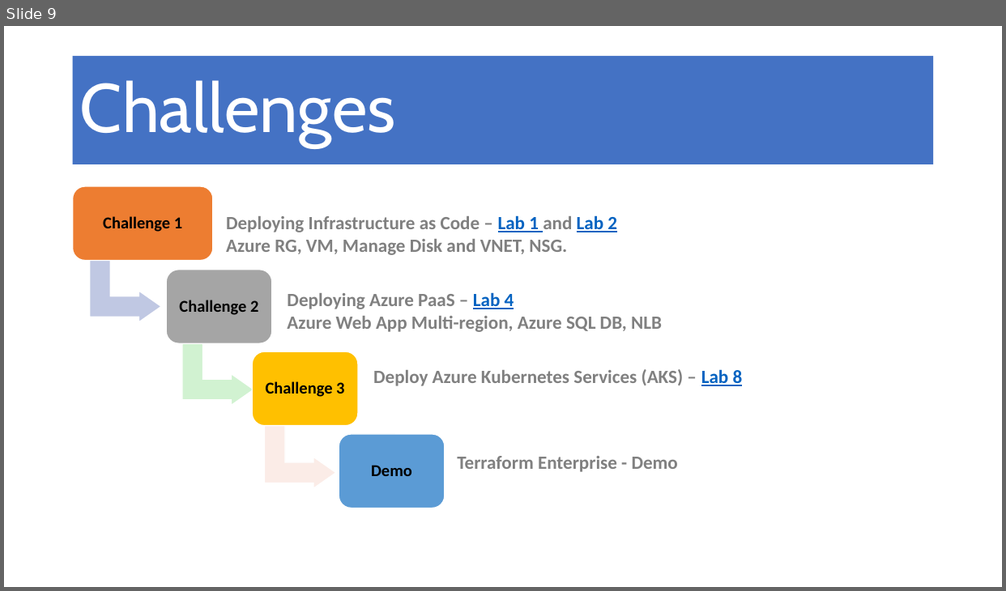
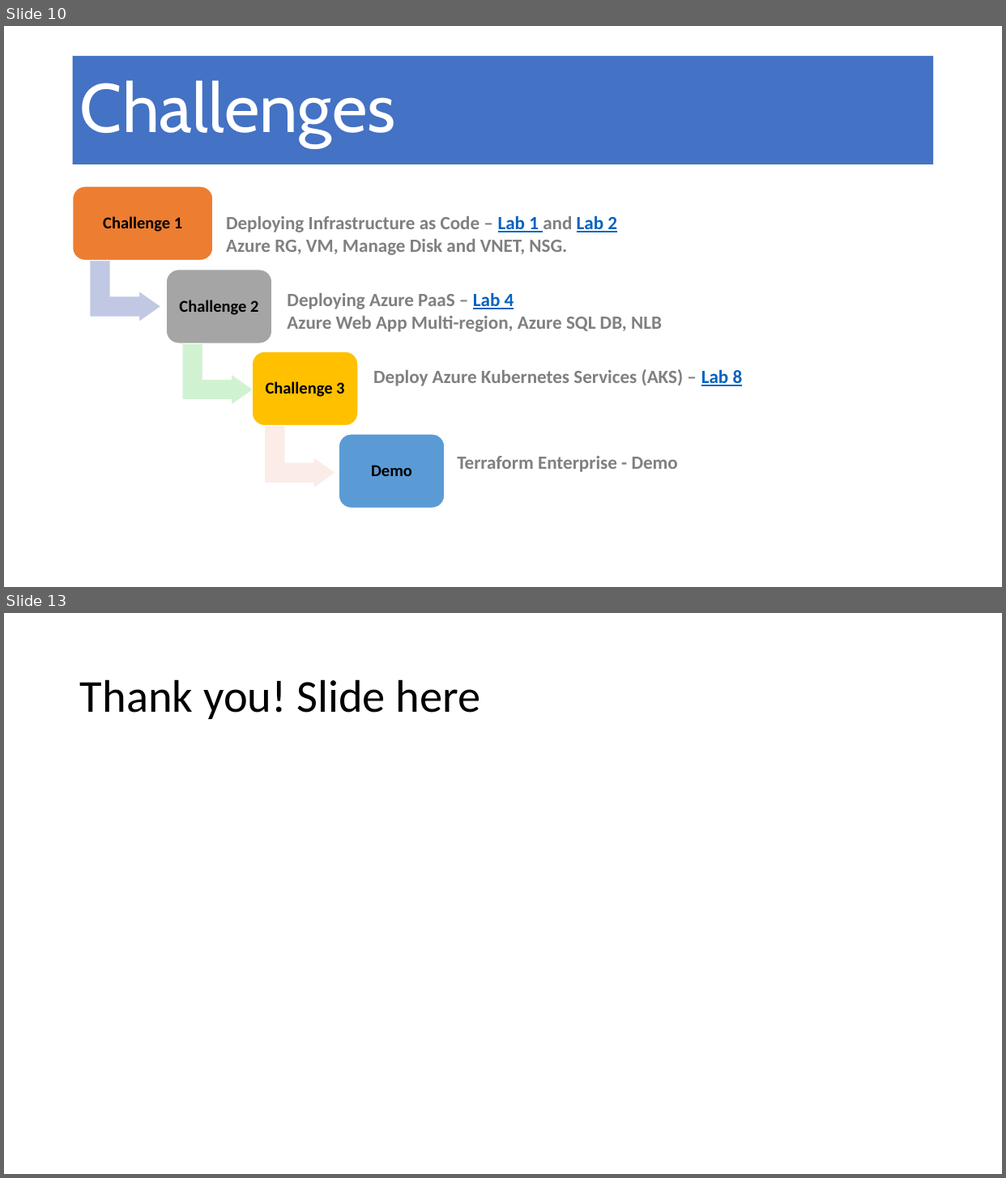
Before and after one commit to masmawi/MultiCloud, a slide deck: Multi-cloud Orchestration with Terraform.pptx. Shown one above the other, each under a label of ours: slide 9 before the commit, slides 10 and 13 after it; the slides between them are not shown. The pictures are 1006x591 and 1006x1178 pixels, drawn with LibreOffice and Linux fonts; fonts in the diff are those of the drawing. Boxes give left, top, right and bottom in pixels: in the first picture for what was removed or moved away, otherwise in the second. Text is boxed around its words. In the diff, an @@ line names an element or a change of style, - is before the commit and + after.

```diff
--- a/Multi-cloud Orchestration with Terraform.pptx
+++ b/Multi-cloud Orchestration with Terraform.pptx
@@ slide 13 added at (4, 613, 1002, 1174), background #FFFFFF @@
@@ title added at (80, 679, 481, 719), 44 pt, text #000000 @@
+Thank you! Slide here
@@ what was slide 9 is now slide 10 @@
```
Also in this commit, not shown: 2 slides changed, 1 other slide added, 2 slides removed.
